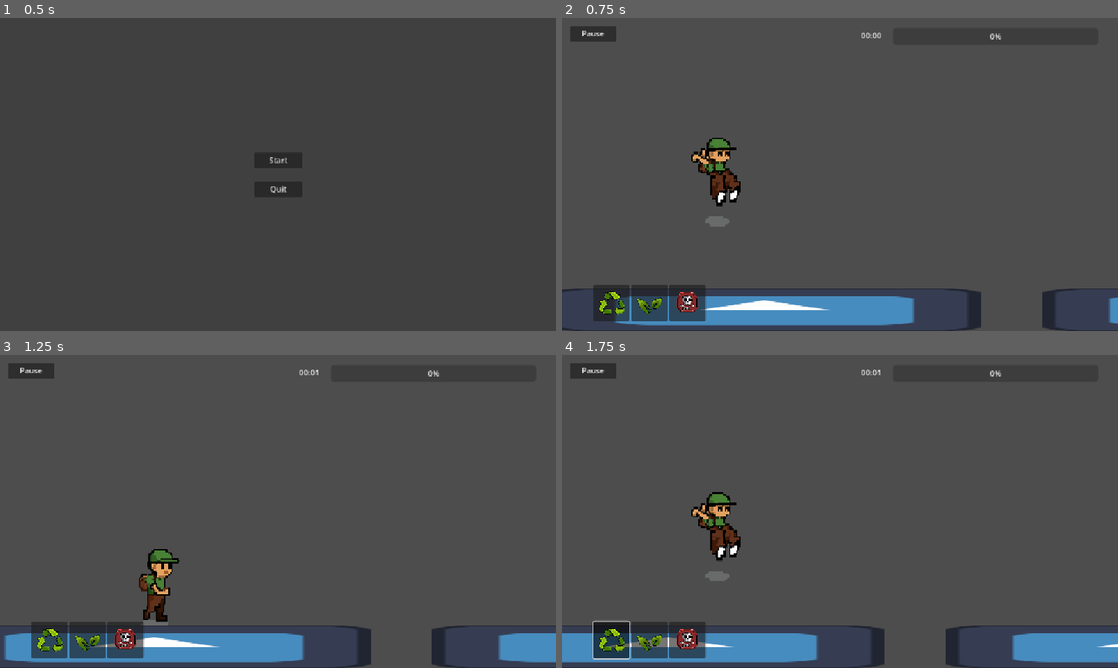
Above: before the commit, frames 1-4 (two rows, left to right).
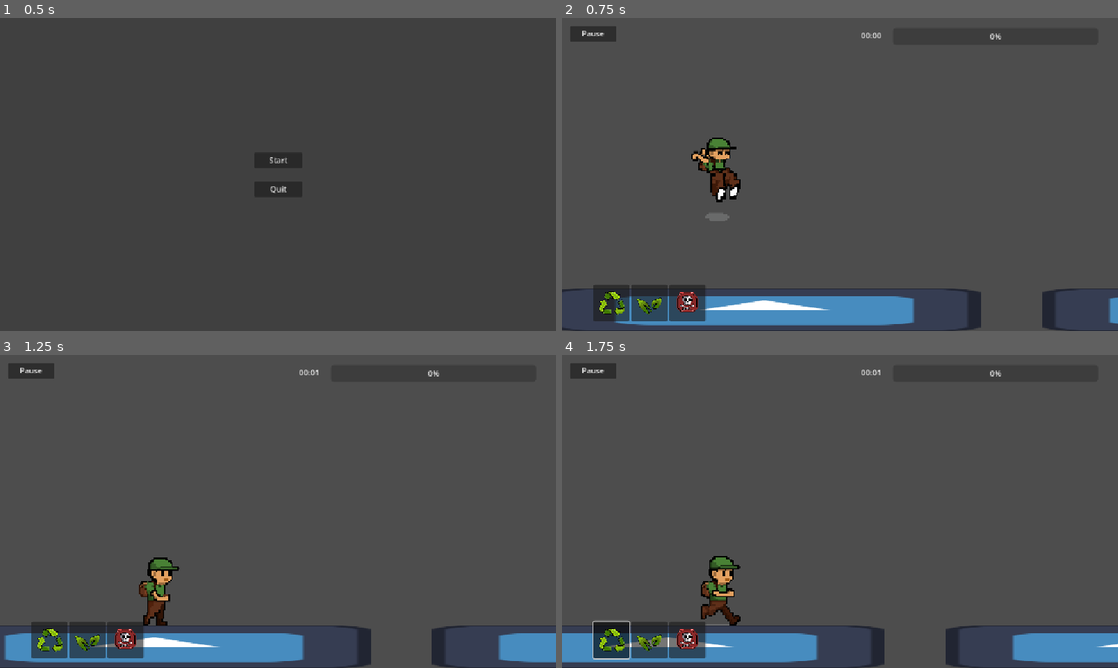
Above: after the commit, the same moments.

Repository: wends05/trash-trek
Game: Godot game, scene res://scenes/MainMenu.tscn
Same seed, same stepped clock (60 frames per second), same inputs: the game is played once before the commit and once after it. The engine's default icon, where the game draws it, is replaced by a stand-in: a white triangle on a blue panel in a dark square.
Inputs (mouse positions are in pixels of both pictures, inside the frame that each line leads up to):
- Up to frame 1 (0.5 s): no input
- Up to frame 2 (0.75 s): click "Start" at 0.5 s
- Up to frame 3 (1.25 s): no input
- Up to frame 4 (1.75 s): click (612, 639) at 1.25 s

Frame 1 is identical in both runs. In frame 2, 0.6% of the frame differs, in the area x 23-33%, y 38-67%; in frame 3, 0.9%; in frame 4, 2.0%, in the area x 23-33%, y 43-87%.

Commit message:
Update player physics

Diff:
--- a/scenes/Main.tscn
+++ b/scenes/Main.tscn
@@ -1,11 +1,11 @@
-[gd_scene load_steps=12 format=3 uid="uid://bjlwocmldl2p1"]
+[gd_scene load_steps=10 format=3 uid="uid://bjlwocmldl2p1"]
 
 [ext_resource type="Script" uid="uid://djvk4e4r7ppdn" path="res://scripts/main.gd" id="1_h6nst"]
 [ext_resource type="PackedScene" uid="uid://dyac4ihj46tig" path="res://scenes/Player.tscn" id="1_nbc6x"]
 [ext_resource type="Script" uid="uid://d4hebw0k2lxgw" path="res://scripts/terrain_manager.gd" id="4_vcsgt"]
 [ext_resource type="PackedScene" uid="uid://b1mx2y7p6cxdw" path="res://scenes/trash_spawner.tscn" id="5_vcsgt"]
 [ext_resource type="Script" uid="uid://go4n0wcu27jd" path="res://scripts/trash_remover.gd" id="6_c01mt"]
-[ext_resource type="Script" uid="uid://crsxweajtjywv" path="res://scripts/death_zone.gd" id="7_jlsqs"]
+[ext_resource type="PackedScene" uid="uid://b3evh0nyta6a3" path="res://scenes/death_zones.tscn" id="7_jlsqs"]
 [ext_resource type="PackedScene" uid="uid://cnvc3c5c6c8mj" path="res://scenes/ui.tscn" id="7_nxtc6"]
 
 [sub_resource type="RectangleShape2D" id="RectangleShape2D_nxtc6"]
@@ -13,12 +13,6 @@
 
 [sub_resource type="RectangleShape2D" id="RectangleShape2D_nbc6x"]
 size = Vector2(1139.5, 66)
-
-[sub_resource type="RectangleShape2D" id="RectangleShape2D_jlsqs"]
-size = Vector2(6.5, 760)
-
-[sub_resource type="RectangleShape2D" id="RectangleShape2D_c01mt"]
-size = Vector2(1150.5, 10)
 
 [node name="Main" type="Node2D"]
 script = ExtResource("1_h6nst")
@@ -54,22 +48,6 @@
 [node name="UI" parent="." instance=ExtResource("7_nxtc6")]
 size_flags_horizontal = 4
 
-[node name="DeathZones" type="Node2D" parent="."]
-
-[node name="DeathZoneLeft" type="Area2D" parent="DeathZones"]
-script = ExtResource("7_jlsqs")
-
-[node name="CollisionShape2D2" type="CollisionShape2D" parent="DeathZones/DeathZoneLeft"]
-position = Vector2(-142.25, 377)
-shape = SubResource("RectangleShape2D_jlsqs")
-
-[node name="DeathZoneBelow" type="Area2D" parent="DeathZones"]
-script = ExtResource("7_jlsqs")
-
-[node name="CollisionShape2D" type="CollisionShape2D" parent="DeathZones/DeathZoneBelow"]
-position = Vector2(574, 783)
-shape = SubResource("RectangleShape2D_c01mt")
+[node name="DeathZones" parent="." instance=ExtResource("7_jlsqs")]
 
 [connection signal="area_entered" from="TrashRemover" to="TrashRemover" method="_on_area_entered"]
-[connection signal="body_entered" from="DeathZones/DeathZoneLeft" to="DeathZones/DeathZoneBelow" method="_on_death_zone_left_body_entered"]
-[connection signal="body_entered" from="DeathZones/DeathZoneBelow" to="DeathZones/DeathZoneLeft" method="_on_death_zone_below_body_entered"]
--- a/scenes/Player.tscn
+++ b/scenes/Player.tscn
@@ -92,47 +92,45 @@
 }]
 
 [sub_resource type="RectangleShape2D" id="RectangleShape2D_y30ri"]
-size = Vector2(64, 160)
+size = Vector2(64, 141)
 
 [sub_resource type="RectangleShape2D" id="RectangleShape2D_v6fml"]
-size = Vector2(64, 159)
+size = Vector2(64, 141)
 
 [sub_resource type="RectangleShape2D" id="RectangleShape2D_3li8b"]
-size = Vector2(64, 160)
+size = Vector2(64, 141)
 
 [node name="Player" type="CharacterBody2D"]
 collision_mask = 14
 script = ExtResource("1_62i1b")
 
 [node name="AnimatedSprite2D" type="AnimatedSprite2D" parent="."]
-position = Vector2(8, 8)
-scale = Vector2(0.365234, 0.400391)
+position = Vector2(8, 3.24995)
+scale = Vector2(0.365234, 0.381836)
 sprite_frames = SubResource("SpriteFrames_70d11")
 animation = &"jump"
 autoplay = "running"
-frame = 2
-frame_progress = 0.0283639
 
 [node name="Sprite2D" type="Sprite2D" parent="."]
 position = Vector2(-1.90735e-06, -1.49997)
 scale = Vector2(0.5, 0.476563)
 
 [node name="CollisionShape2D" type="CollisionShape2D" parent="."]
-position = Vector2(-9.53674e-07, 16)
+position = Vector2(-9.53674e-07, 6.5)
 shape = SubResource("RectangleShape2D_y30ri")
 
 [node name="TrashCollectionArea" type="Area2D" parent="."]
 collision_mask = 6
 
 [node name="Shape" type="CollisionShape2D" parent="TrashCollectionArea"]
-position = Vector2(0, 15.5)
+position = Vector2(0, 6.5)
 shape = SubResource("RectangleShape2D_v6fml")
 
 [node name="TrashBinCollectionArea" type="Area2D" parent="."]
 collision_mask = 8
 
 [node name="CollisionShape2D" type="CollisionShape2D" parent="TrashBinCollectionArea"]
-position = Vector2(0, 16)
+position = Vector2(0, 6.5)
 shape = SubResource("RectangleShape2D_3li8b")
 
 [connection signal="area_entered" from="TrashCollectionArea" to="." method="_on_trash_collection_area_area_entered"]
--- /dev/null
+++ b/scenes/death_zones.tscn
@@ -0,0 +1,28 @@
+[gd_scene load_steps=4 format=3 uid="uid://b3evh0nyta6a3"]
+
+[ext_resource type="Script" uid="uid://crsxweajtjywv" path="res://scripts/death_zone.gd" id="1_hp7u1"]
+
+[sub_resource type="RectangleShape2D" id="RectangleShape2D_jlsqs"]
+size = Vector2(6.5, 760)
+
+[sub_resource type="RectangleShape2D" id="RectangleShape2D_c01mt"]
+size = Vector2(1150.5, 10)
+
+[node name="DeathZones" type="Node2D"]
+
+[node name="DeathZoneLeft" type="Area2D" parent="."]
+script = ExtResource("1_hp7u1")
+
+[node name="CollisionShape2D2" type="CollisionShape2D" parent="DeathZoneLeft"]
+position = Vector2(-142.25, 377)
+shape = SubResource("RectangleShape2D_jlsqs")
+
+[node name="DeathZoneBelow" type="Area2D" parent="."]
+script = ExtResource("1_hp7u1")
+
+[node name="CollisionShape2D" type="CollisionShape2D" parent="DeathZoneBelow"]
+position = Vector2(574, 783)
+shape = SubResource("RectangleShape2D_c01mt")
+
+[connection signal="body_entered" from="DeathZoneLeft" to="DeathZoneBelow" method="_on_death_zone_left_body_entered"]
+[connection signal="body_entered" from="DeathZoneBelow" to="DeathZoneLeft" method="_on_death_zone_below_body_entered"]
--- a/scripts/player.gd
+++ b/scripts/player.gd
@@ -4,10 +4,14 @@
 
 @export var jump_force = -400.0
 @export var max_jump_time: float = 0.3
+@export var max_charge_time: float = 0.2
 
 @onready var animated_sprite: AnimatedSprite2D = $AnimatedSprite2D
+
 var jump_timer: float = 0.0
+var charge_timer: float = 0.0
 var is_jumping: bool = false
+var is_charging: bool = false
 
 func _ready() -> void:
 	add_to_group("Player")
@@ -21,19 +25,25 @@
 func player_jump(time) -> void:
 	if Input.is_action_just_pressed("left_click") and is_on_floor():
 		is_jumping = true
+		is_charging = true
 		jump_timer = 0.0
+		charge_timer = 0.0
 
-	if Input.is_action_pressed("left_click") and is_jumping:
-		if jump_timer < max_jump_time:
-			velocity.y = jump_force
-			jump_timer += time
-			play_animation(Utils.PlayerMotion.Jump)
-		else:
-			is_jumping = false
-			play_animation(Utils.PlayerMotion.Fall)
+	if Input.is_action_pressed("left_click") and is_jumping and is_charging:
+		charge_timer += time
+		play_animation(Utils.PlayerMotion.Jump)
+		if charge_timer > max_charge_time:
+			if jump_timer < max_jump_time:
+				velocity.y = jump_force
+				jump_timer += time
+			else:
+				is_jumping = false
+				is_charging = false
+				play_animation(Utils.PlayerMotion.Fall)
 
 	if Input.is_action_just_released("left_click"):
 		is_jumping = false
+		is_charging = false
 		play_animation(Utils.PlayerMotion.Fall)
 
 func player_fall(delta: float) -> void:
@@ -43,7 +53,7 @@
 			play_animation(Utils.PlayerMotion.Fall)
 
 func player_run():
-	if is_on_floor():
+	if is_on_floor() and not is_charging:
 		play_animation(Utils.PlayerMotion.Run)
 
 func play_animation(animation: Utils.PlayerMotion) -> void:
